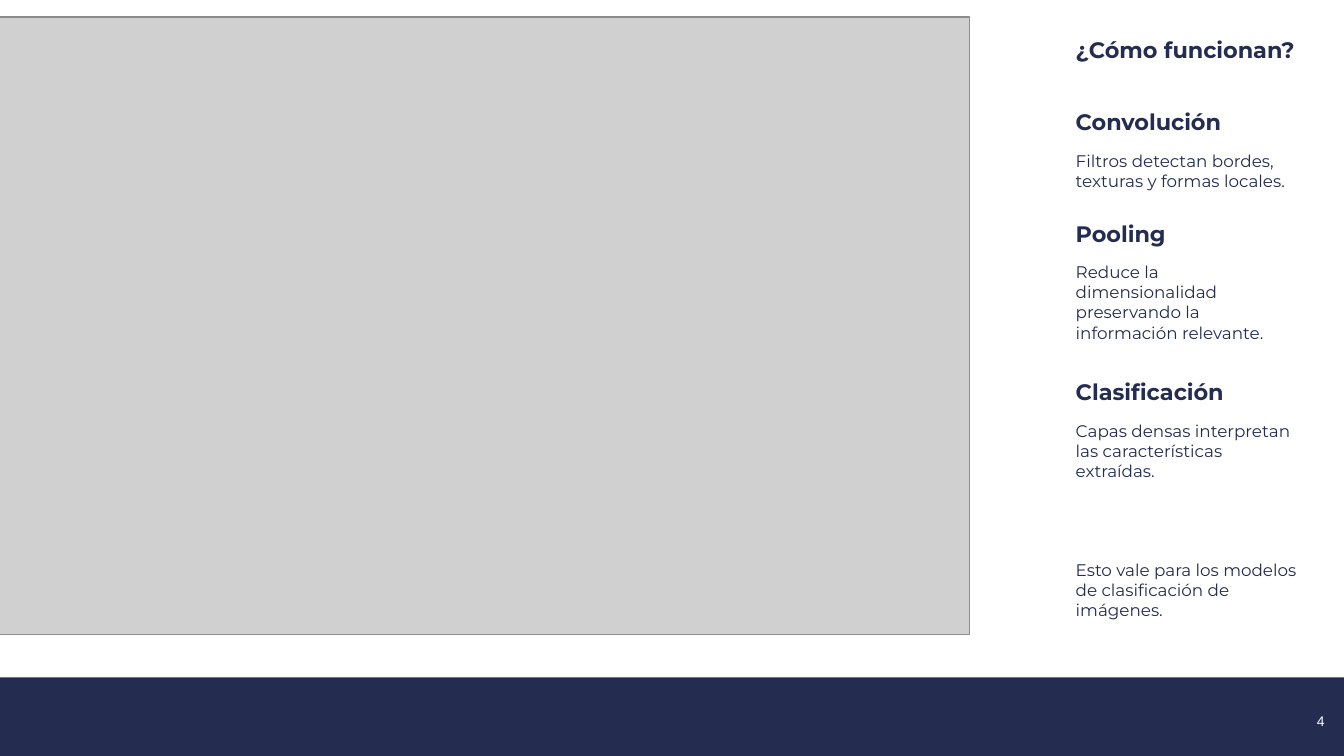
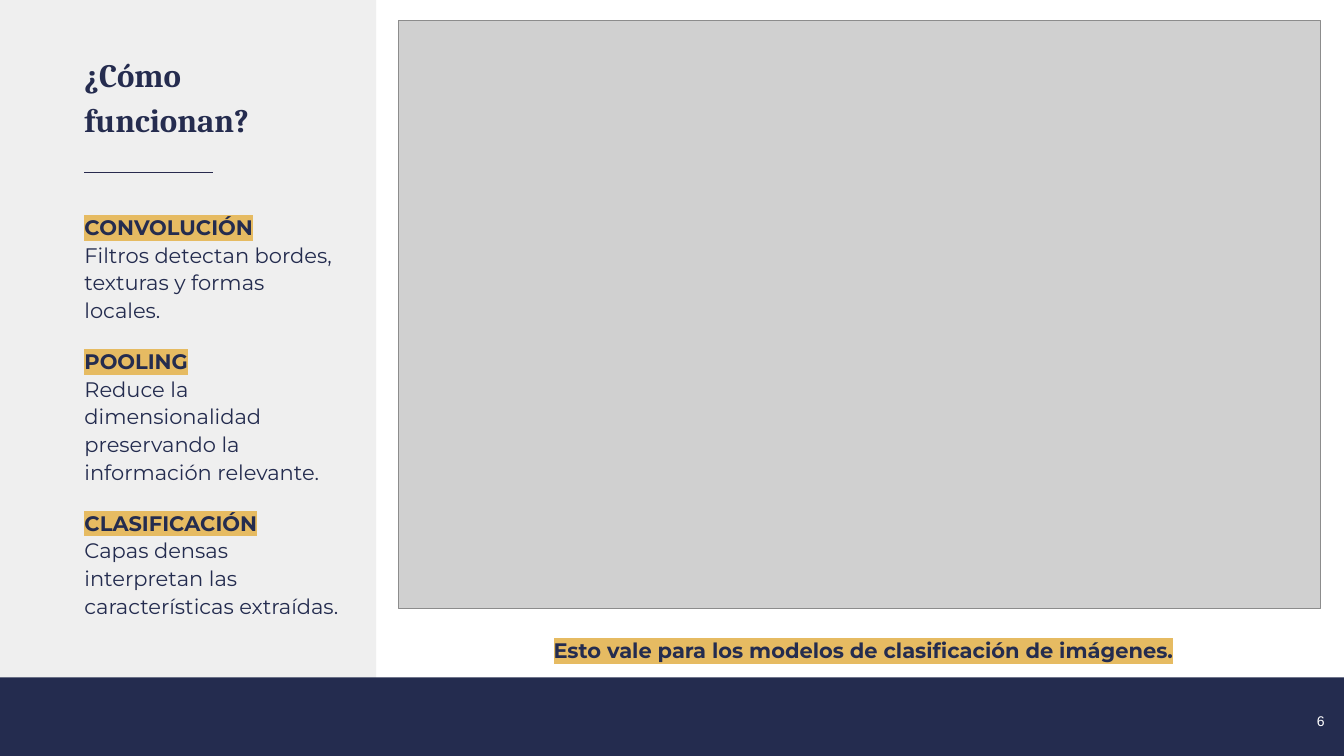
Before and after one commit to Piquelin/curso_yolo, a slide deck: slide 6 of YOLO_PPT_INTI_2026.pptx (slide 4 before the commit). Drawn at 1344x756 pixels with LibreOffice and Linux fonts; fonts in the diff are those of the drawing; grey boxes stand for pictures; background and template pictures are left out. Boxes give left, top, right and bottom in pixels: in the first picture for what was removed or moved away, otherwise in the second. Text is boxed around its words. In the diff, an @@ line names an element or a change of style, - is before the commit and + after.

```diff
--- a/YOLO_PPT_INTI_2026.pptx
+++ b/YOLO_PPT_INTI_2026.pptx
@@ picture removed at [0, 17, 970, 635] @@
@@ rectangle added at [0, 0, 376, 756], fill #EFEFEF @@
@@ picture added at [398, 20, 1321, 608] @@
@@ text "¿Cómo funcionan?": place and size @@
-text "¿Cómo funcionan?" at [1076, 40, 1295, 62]
+text "¿Cómo funcionan?" at [84, 63, 248, 133]
@@ text "¿Cómo funcionan?" at [84, 63, 248, 133]: size 16 to 23.3 pt, font Montserrat to Cambria, text colour #242C4F to #252C4F; line spacing 1 to 1.15 @@
@@ text removed at [1076, 112, 1221, 131] @@
-Convolución
@@ line added from (85, 173) to (214, 173), #282A4E 0.75 pt @@
@@ text at [84, 214, 252, 236]: paragraph added @@
+CONVOLUCIÓN
@@ text "CONVOLUCIÓN": place and size @@
-text "CONVOLUCIÓN" at [1076, 154, 1285, 191]
+text "CONVOLUCIÓN" at [84, 214, 332, 318]
@@ text removed at [1076, 224, 1166, 247] @@
-Pooling
@@ text at [84, 247, 332, 318]: size 12 to 15 pt in "Filtros detectan bordes, texturas y formas locales."; line spacing 1 to 1.1 @@
@@ text at [84, 348, 187, 370]: paragraph added @@
+POOLING
@@ text "POOLING": place and size @@
-text "POOLING" at [1076, 265, 1263, 339]
+text "POOLING" at [84, 348, 319, 480]
@@ text at [84, 381, 319, 480]: size 12 to 15 pt in "Reduce la dimensionalidad preservando la información relevan ..."; line spacing 1 to 1.1 @@
@@ text removed at [1076, 382, 1224, 401] @@
-Clasificación
@@ text "CLASIFICACIÓN": place and size @@
-text "CLASIFICACIÓN" at [1076, 424, 1290, 477]
+text "CLASIFICACIÓN" at [84, 510, 338, 614]
@@ text at [84, 510, 257, 537]: paragraph added @@
+CLASIFICACIÓN
@@ text at [84, 542, 338, 614]: size 12 to 15 pt in "Capas densas interpretan las características extraídas."; line spacing 1 to 1.1 @@
@@ text "Esto vale para los modelos ...": place and size @@
-text "Esto vale para los modelos ..." at [1076, 563, 1296, 620]
+text "Esto vale para los modelos ..." at [554, 637, 1173, 663]
@@ text "Esto vale para los modelos ..." at [554, 637, 1173, 663]: size 12 to 15 pt, highlight none to #E6BB62, bold on; alignment left to centre; line spacing 1 to 1.15 @@
@@ page number at [1317, 716, 1325, 726]: text changed @@
-4
+6
```
Also in this commit, not shown: 10 other slides changed, 11 slides added.
